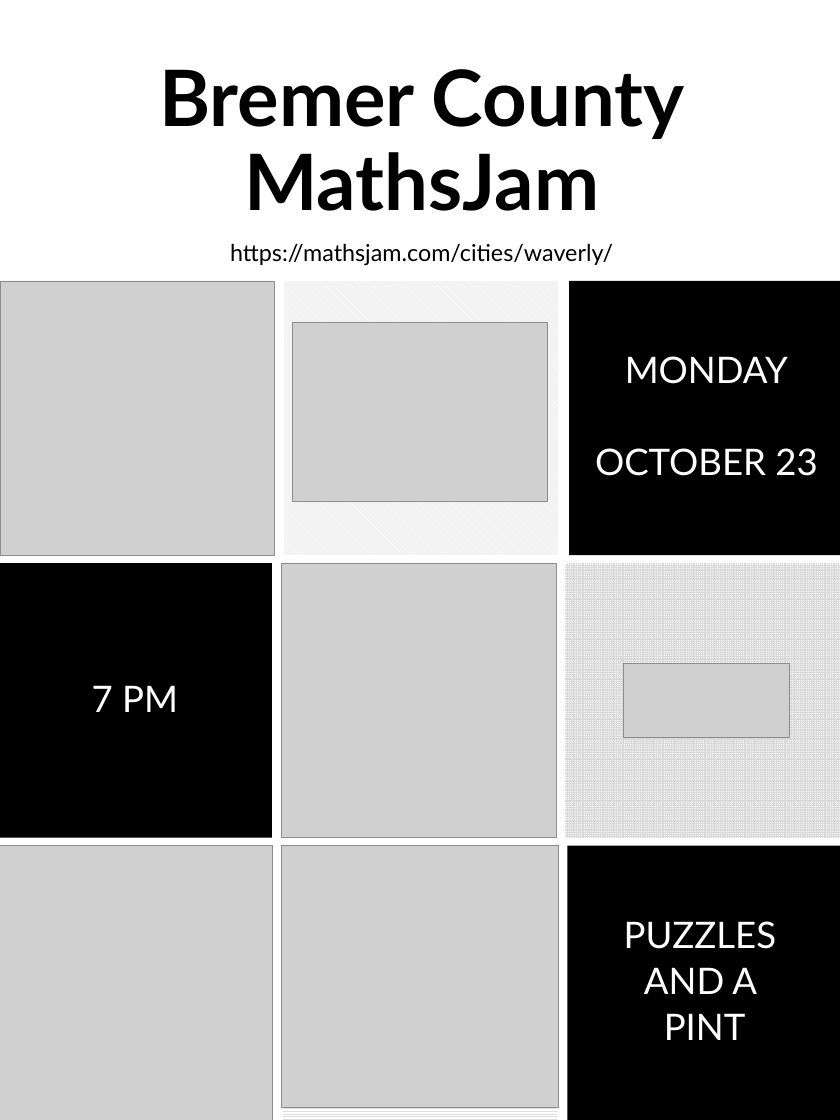
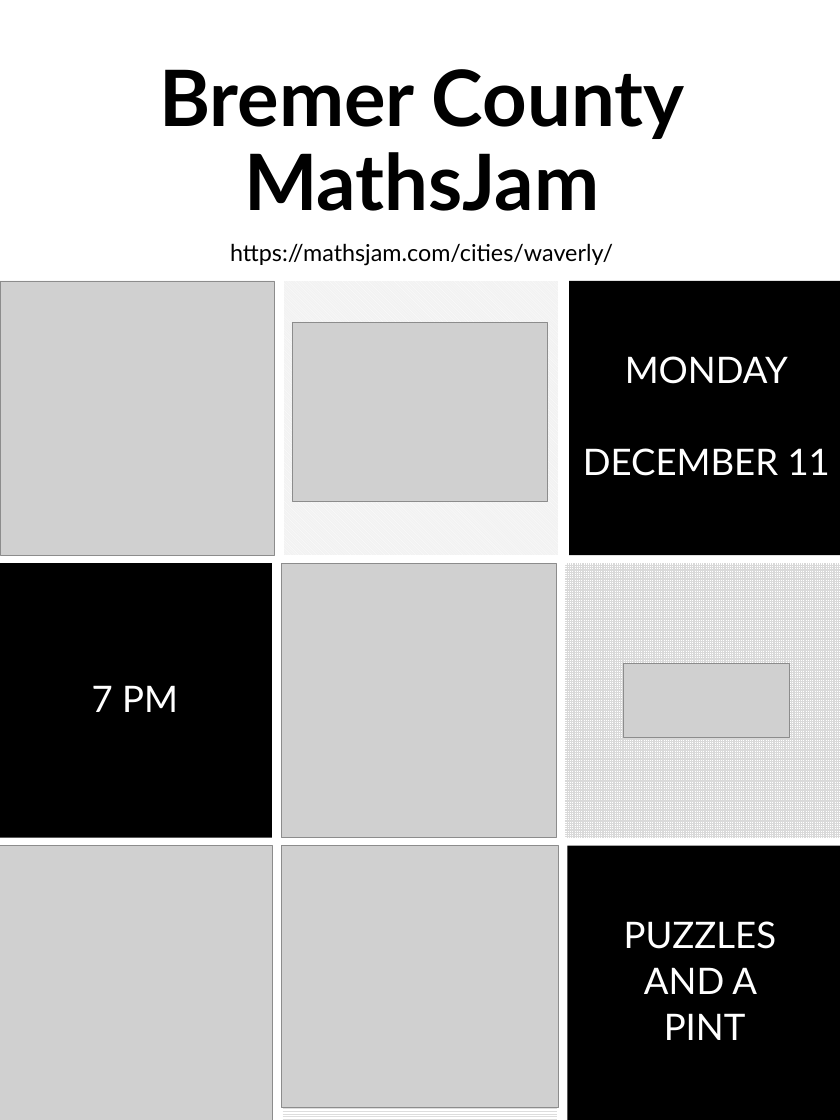
Before and after one commit to mbirgen/Waverly-MathsJams, a slide deck: slide 2 of MathsJam.pptx. Drawn at 840x1120 pixels with LibreOffice and Linux fonts; fonts in the diff are those of the drawing; grey boxes stand for pictures. Boxes give left, top, right and bottom in pixels: in the first picture for what was removed or moved away, otherwise in the second. Text is boxed around its words. In the diff, an @@ line names an element or a change of style, - is before the commit and + after.

Commit message:
December 2023

```diff
--- a/MathsJam.pptx
+++ b/MathsJam.pptx
@@ text at box(583, 448, 830, 476): text changed @@
-OCTOBER 23
+DECEMBER 11
```
Also in this commit, not shown: 10 other files.
